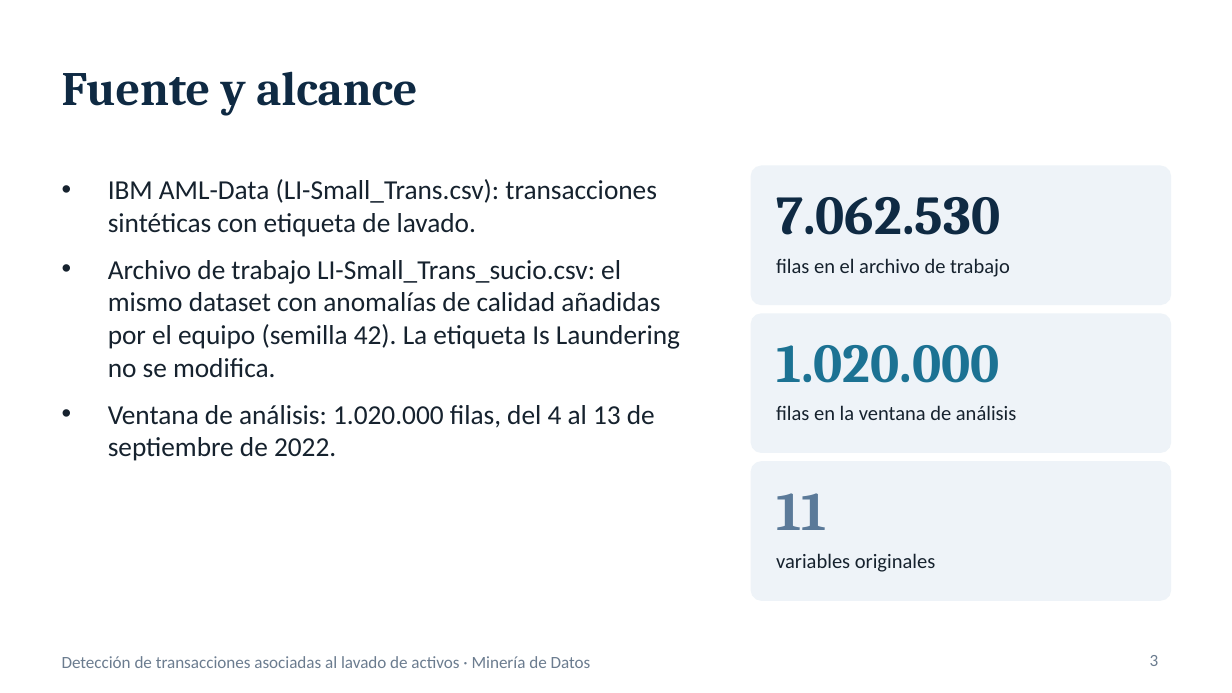
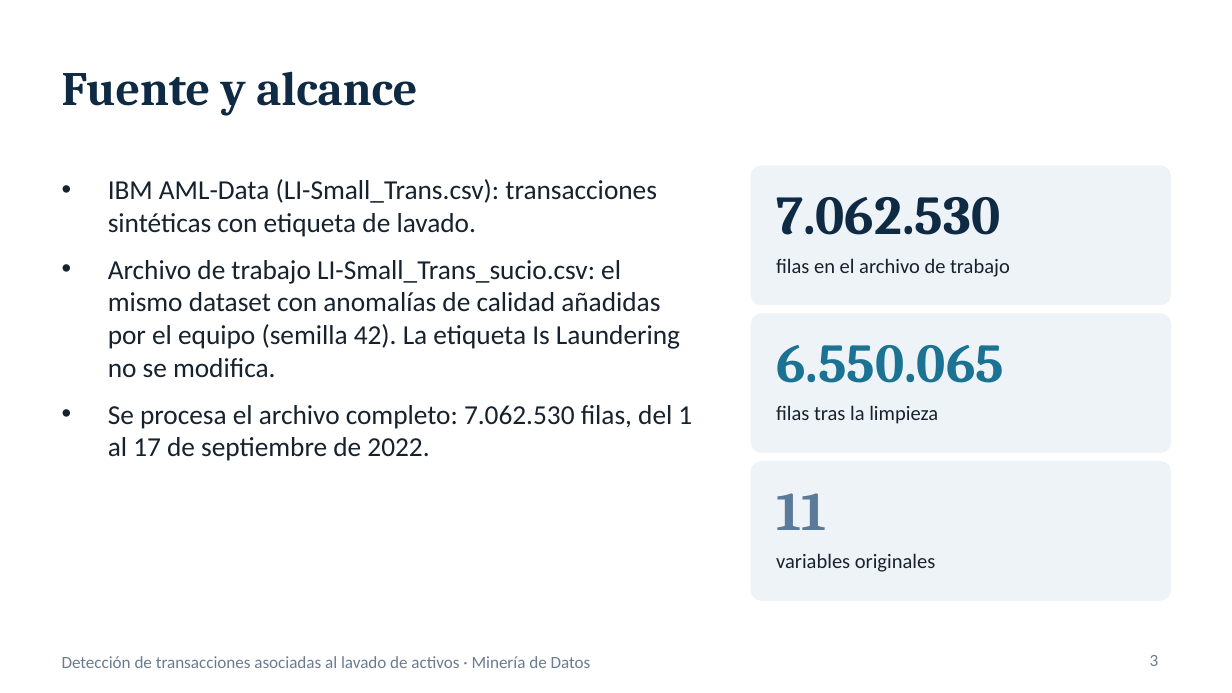
Before and after one commit to glender222/DataMining, a slide deck: slide 3 of informes/Presentacion_proyecto_v3.pptx. Drawn at 1232x693 pixels with LibreOffice and Linux fonts; fonts in the diff are those of the drawing. Boxes give left, top, right and bottom in pixels: in the first picture for what was removed or moved away, otherwise in the second. Text is boxed around its words. In the diff, an @@ line names an element or a change of style, - is before the commit and + after.

```diff
--- a/informes/Presentacion_proyecto_v3.pptx
+++ b/informes/Presentacion_proyecto_v3.pptx
@@ text at [776,345,1004,383]: text changed @@
-1.020.000
+6.550.065
@@ text at [108,405,692,461]: text changed @@
-• Ventana de análisis: 1.020.000 filas, del 4 al 13 de septiembre de 2022.
+• Se procesa el archivo completo: 7.062.530 filas, del 1 al 17 de septiembre de 2022.
@@ text at [776,405,938,424]: text changed @@
-filas en la ventana de análisis
+filas tras la limpieza
```
Also in this commit, not shown: 9 other slides changed, 1 other file.
